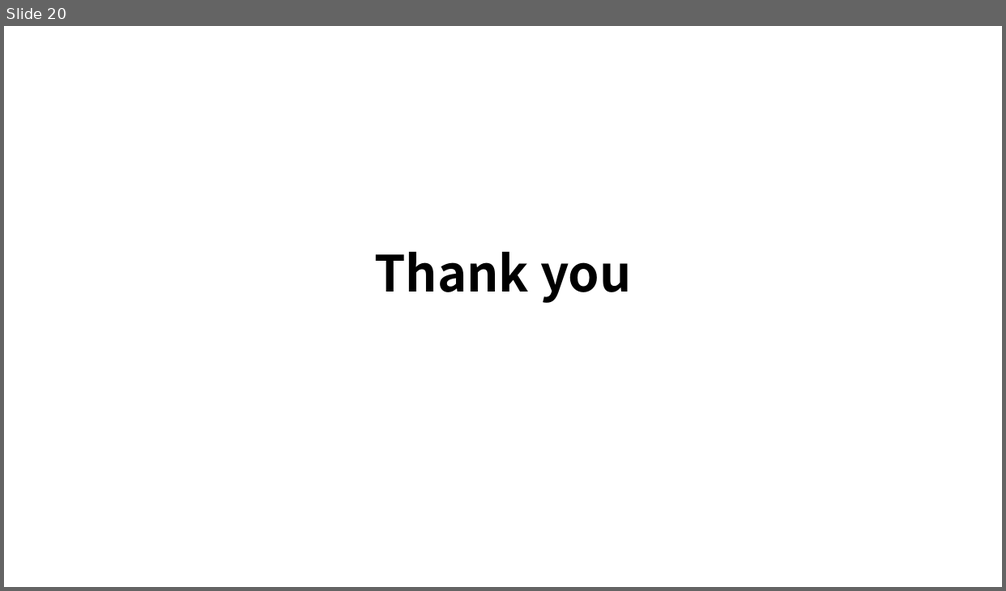
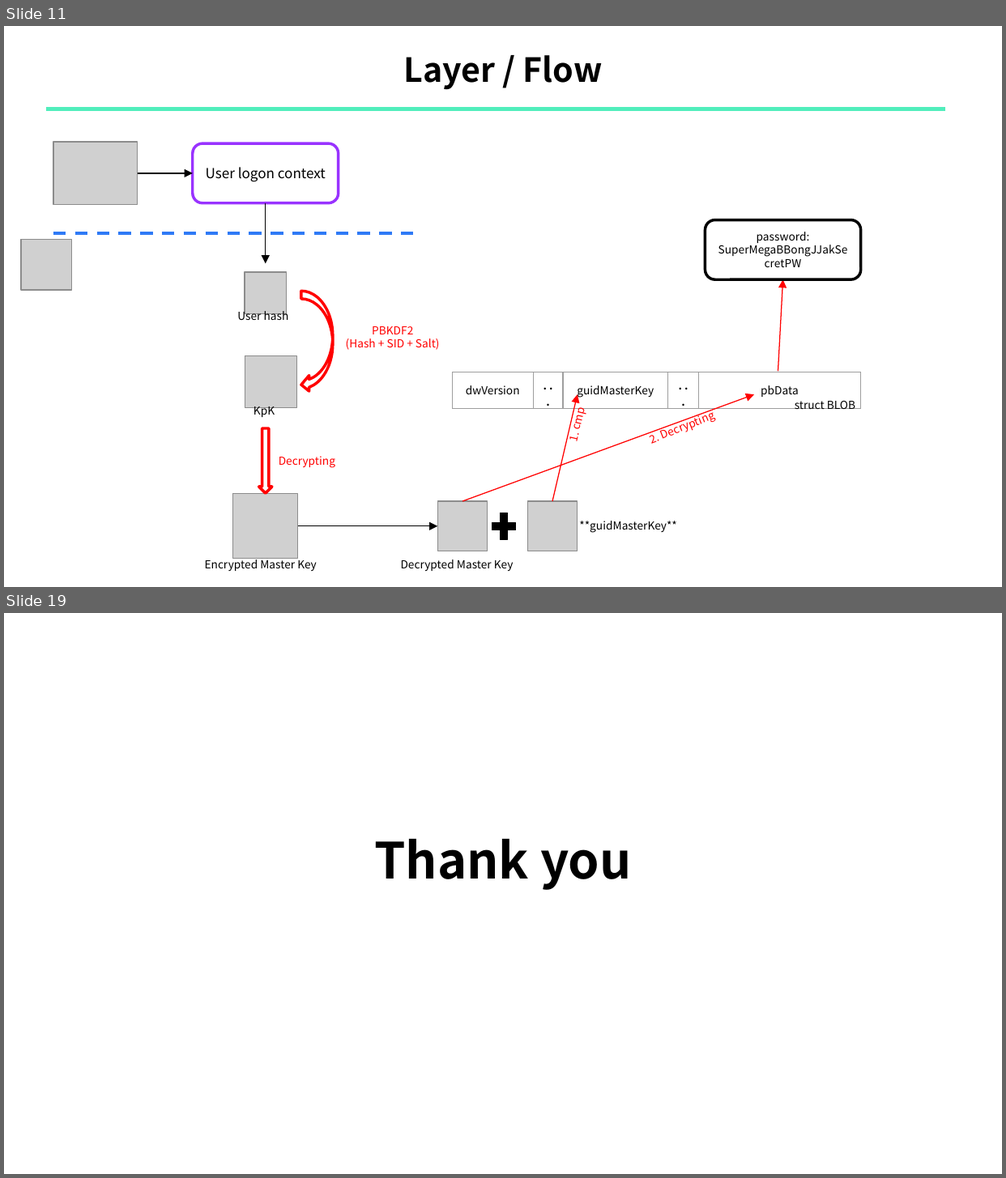
Before and after one commit to sewonpark292/SSL-Seminar, a slide deck: 14_DPAPI.pptx. Shown one above the other, each under a label of ours: slide 20 before the commit, slides 11 and 19 after it; the slides between them are not shown. The pictures are 1006x591 and 1006x1178 pixels, drawn with LibreOffice and Linux fonts; fonts in the diff are those of the drawing; grey boxes stand for pictures. Boxes give left, top, right and bottom in pixels: in the first picture for what was removed or moved away, otherwise in the second. Text is boxed around its words. In the diff, an @@ line names an element or a change of style, - is before the commit and + after.

```diff
--- a/14_DPAPI.pptx
+++ b/14_DPAPI.pptx
@@ slide 11 added at (4, 26, 1002, 587), background #FFFFFF @@
@@ title added at (403, 55, 603, 90), 24 pt, text #000000, bold @@
+Layer / Flow
@@ line added from (46, 109) to (946, 109), #51EEBC 3 pt @@
@@ picture added at (53, 142, 137, 205) @@
@@ rounded rectangle added at (193, 143, 339, 203), outline #9933FF 2 pt, 10 pt, text #000000 @@
+User logon context
@@ arrow added from (138, 173) to (193, 173), #000000 0.75 pt @@
@@ arrow added from (266, 203) to (266, 263), #000000 0.75 pt @@
@@ rounded rectangle added at (705, 220, 861, 280), outline #000000 2 pt, 8 pt, text #000000 @@
+password: SuperMegaBBongJJakSecretPW
@@ picture added at (21, 240, 71, 289) @@
@@ line added from (53, 233) to (413, 233), #2F7AF6 2.25 pt dashed @@
@@ picture added at (245, 272, 287, 314) @@
@@ curved left arrow added at (301, 292, 334, 393), outline #FF0000 2 pt @@
@@ arrow added from (778, 371) to (783, 280), #FF0000 0.75 pt @@
@@ text added at (237, 310, 289, 324), 8 pt, text #000000 @@
+User hash
@@ text added at (346, 327, 440, 350), 8 pt, text #FF0000 @@
+PBKDF2
+(Hash + SID + Salt)
@@ picture added at (245, 356, 296, 408) @@
@@ table added at (452, 373, 860, 402), 1 rows, 5 columns @@
+dwVersion | . . . | guidMasterKey | . . . | pbData
@@ text added at (253, 407, 275, 419), 8 pt, text #000000 @@
+KpK
@@ arrow added from (463, 501) to (754, 395), #FF0000 0.75 pt @@
@@ arrow added from (553, 501) to (577, 395), #FF0000 0.75 pt @@
@@ text added at (795, 401, 855, 409), 8 pt, text #000000 @@
+struct BLOB
@@ down arrow added at (258, 428, 271, 493), outline #FF0000 2 pt @@
@@ text added at (565, 437, 581, 442), 8 pt, text #FF0000 @@
+1. cmp
@@ text added at (651, 433, 657, 444), 8 pt, text #FF0000 @@
+2. Decrypting
@@ text added at (279, 456, 335, 468), 8 pt, text #FF0000 @@
+Decrypting
@@ picture added at (233, 494, 298, 559) @@
@@ picture added at (438, 501, 488, 551) @@
@@ plus sign added at (488, 509, 520, 545), fill #000000, outline #000000 0.25 pt @@
@@ picture added at (528, 501, 577, 551) @@
@@ arrow added from (297, 526) to (438, 526), #000000 0.75 pt @@
@@ text added at (579, 521, 676, 533), 8 pt, text #000000 @@
+**guidMasterKey**
@@ text added at (205, 558, 317, 571), 8 pt, text #000000 @@
+Encrypted Master Key
@@ text added at (401, 560, 513, 571), 8 pt, text #000000 @@
+Decrypted Master Key
@@ what was slide 20 is now slide 19 @@
```
Also in this commit, not shown: 9 slides changed, 7 other slides added, 9 slides removed.
